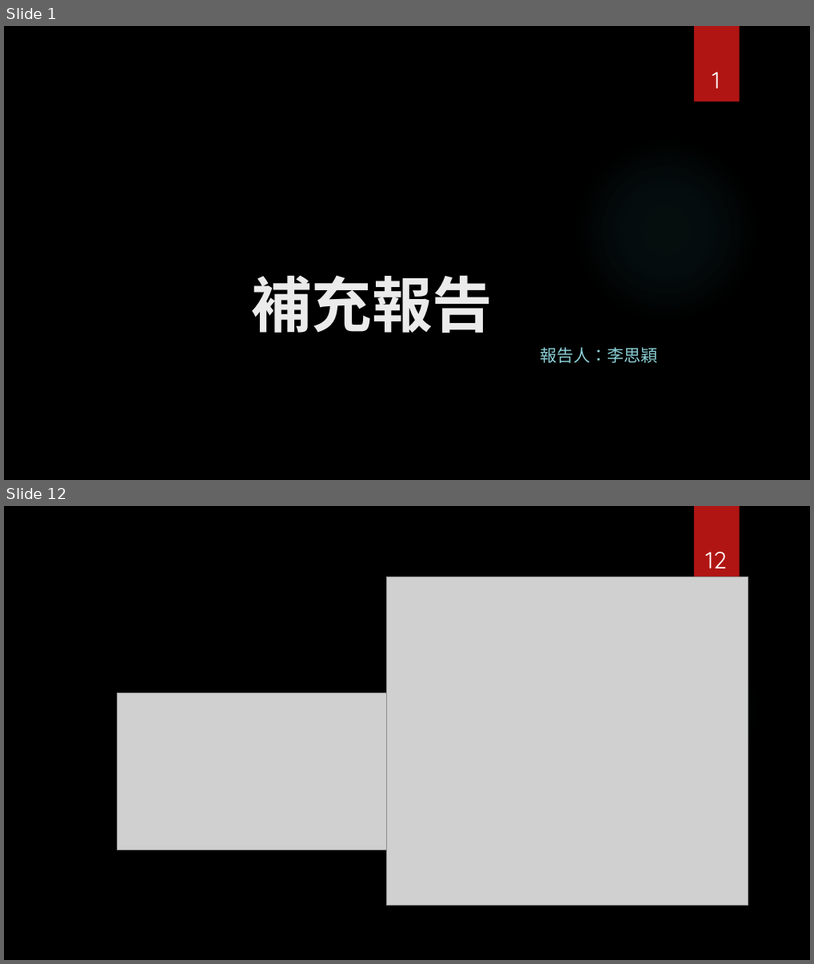
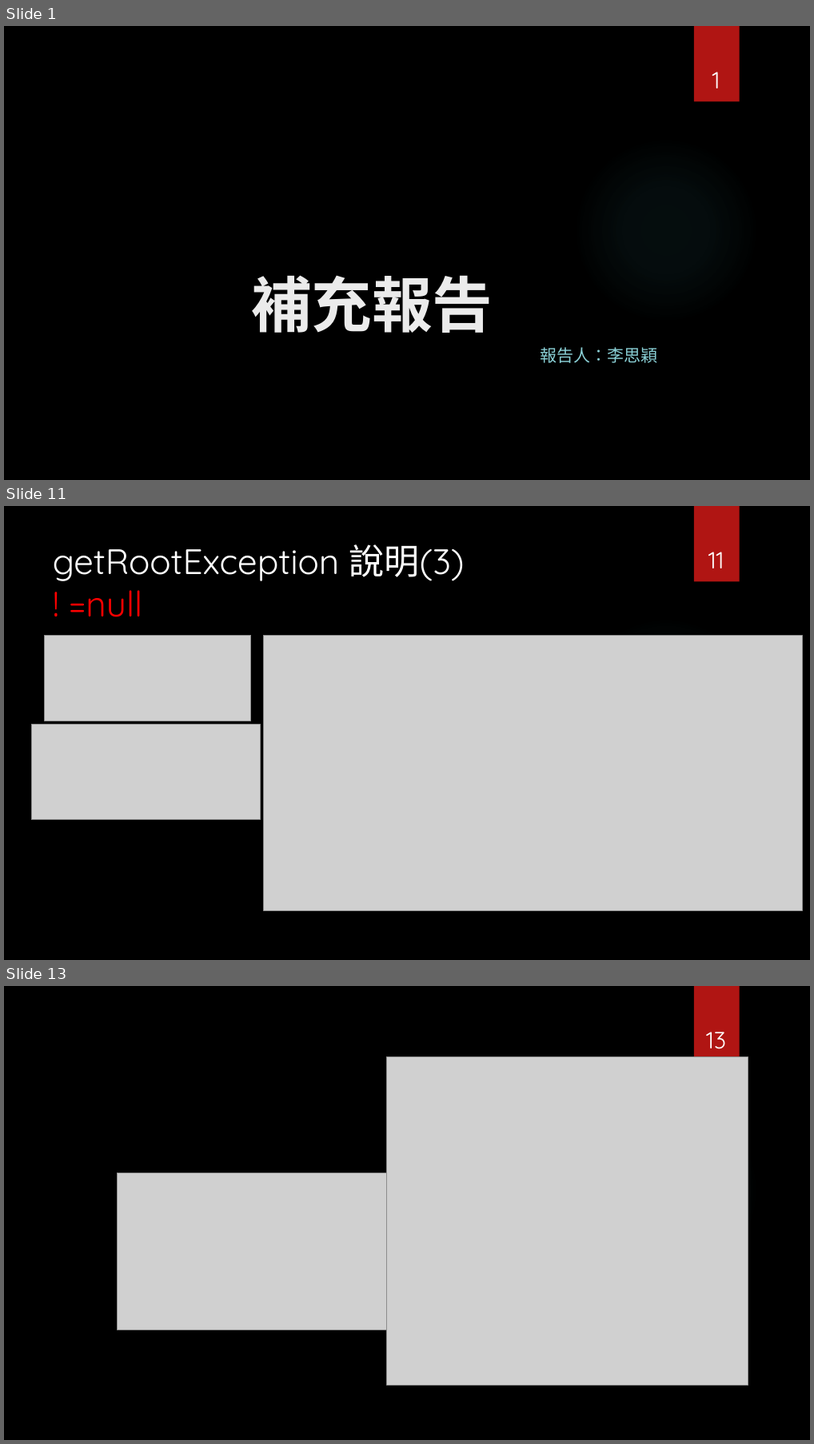
Before and after one commit to Szying/Js_Tools, a slide deck: 補充報告.pptx. Shown one above the other, each under a label of ours: slides 1 and 12 before the commit, slides 1, 11 and 13 after it; the slides between them are not shown. The pictures are 814x964 and 814x1444 pixels, drawn with LibreOffice and Linux fonts; fonts in the diff are those of the drawing; grey boxes stand for pictures; background and template pictures are left out. Boxes give left, top, right and bottom in pixels: in the first picture for what was removed or moved away, otherwise in the second. Text is boxed around its words. In the diff, an @@ line names an element or a change of style, - is before the commit and + after.

```diff
--- a/補充報告.pptx
+++ b/補充報告.pptx
@@ slide 11 added at [4, 506, 810, 960], background picture (left out); not listed: 2 template elements that a slide beside it also shows @@
@@ title added at [53, 544, 464, 617], 42 pt, text #FFFFFF @@
+getRootException 說明(3)
+! =null
@@ page number added at [709, 552, 725, 568], 28 pt, text #FFFFFF @@
+11
@@ picture added at [45, 635, 251, 720] @@
@@ picture added at [263, 636, 802, 911] @@
@@ picture added at [31, 724, 261, 820] @@
@@ what was slide 12 is now slide 13 @@
@@ page number at [706, 1032, 726, 1049]: text changed @@
-12
+13
```
Also in this commit, not shown: 15 slides changed, 3 other slides added, 2 slides removed.
